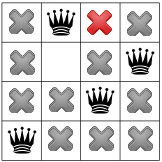
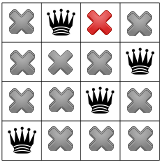
Layers edited between the first and the second w=162, h=162 image:
painted on "Pasted Layer" over [48, 50, 73, 75]
